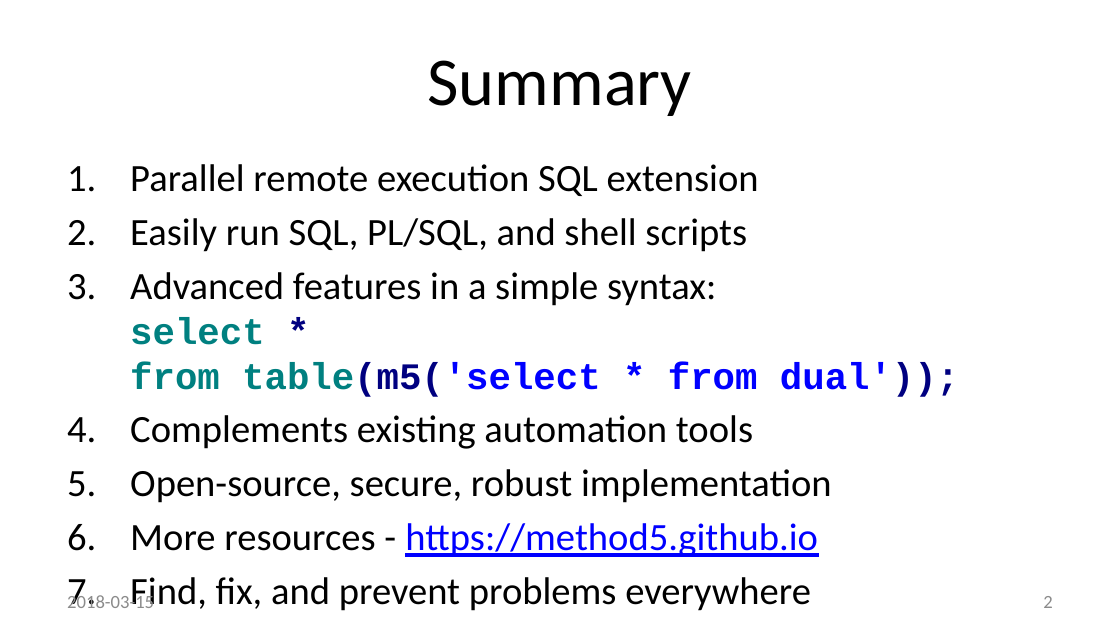
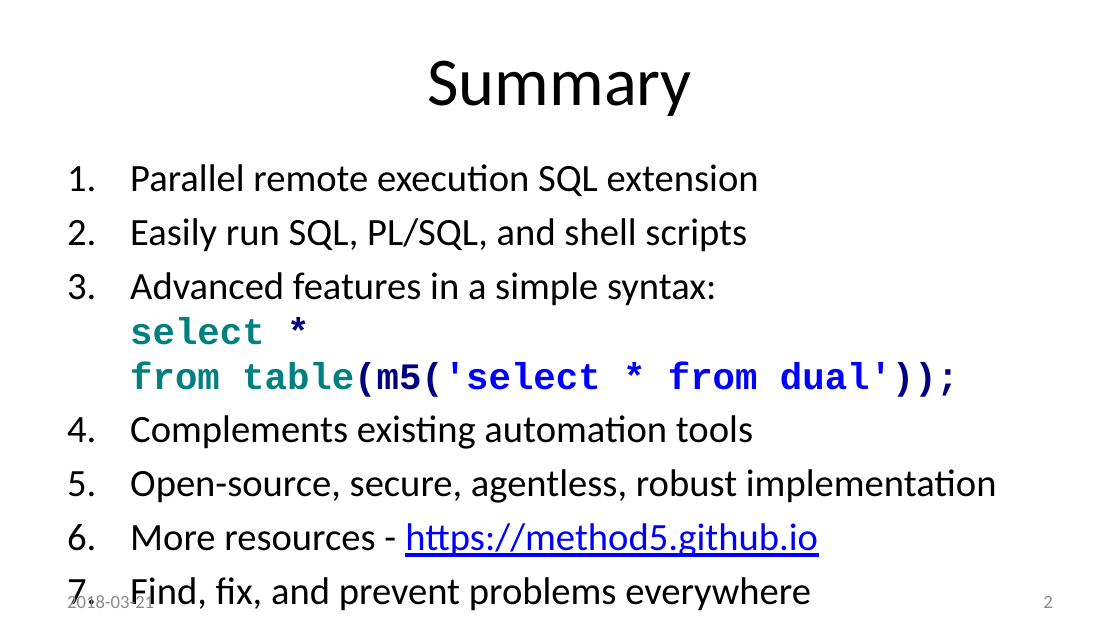
Before and after one commit to method5/method5.github.io, a slide deck: slide 2 of presentations/Method5.pptx. Drawn at 1120x630 pixels with LibreOffice and Linux fonts; fonts in the diff are those of the drawing; background and template pictures are left out. Boxes give left, top, right and bottom in pixels: in the first picture for what was removed or moved away, otherwise in the second. Text is boxed around its words. In the diff, an @@ line names an element or a change of style, - is before the commit and + after.

Commit message:
Minor changes made right before RMOUG.
* Added word 'agentless' to Summary slide.
* Minor changes to Install slide.
* Advantages - Security - added hardened, configurable

```diff
--- a/presentations/Method5.pptx
+++ b/presentations/Method5.pptx
@@ text at bbox=[130, 469, 997, 503]: text changed @@
-5. Open-source, secure, robust implementation
+5. Open-source, secure, agentless, robust implementation
@@ text at bbox=[67, 592, 154, 608]: text changed @@
-2018-03-15
+2018-03-21
```
Also in this commit, not shown: 24 other slides changed.
